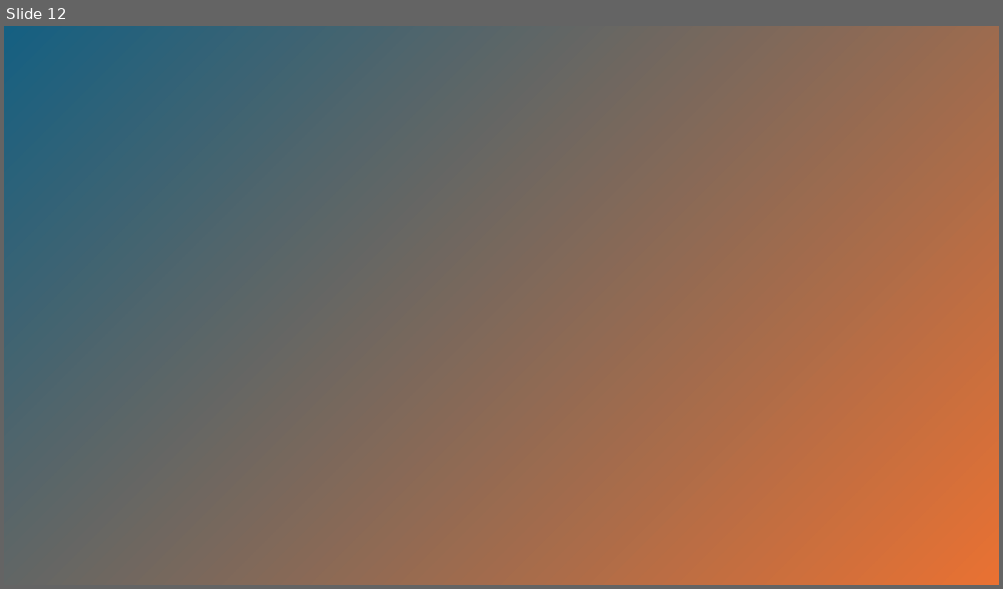
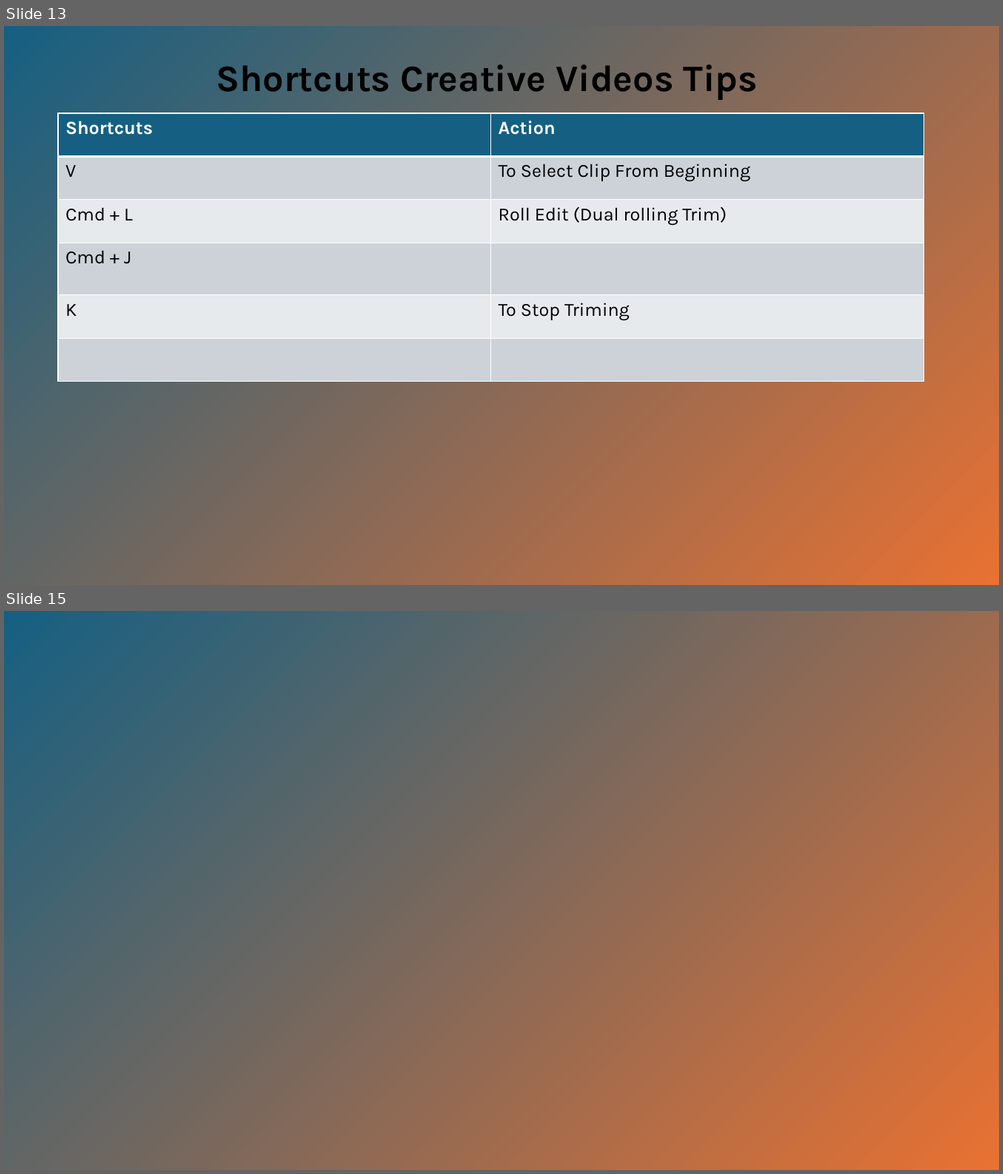
Before and after one commit to praveensinghaws/VideoAndPhotoEditing, a slide deck: DaVinci Resolve Akash.pptx. Shown one above the other, each under a label of ours: slide 12 before the commit, slides 13 and 15 after it; the slides between them are not shown. The pictures are 1003x589 and 1003x1174 pixels, drawn with LibreOffice and Linux fonts; fonts in the diff are those of the drawing. Boxes give left, top, right and bottom in pixels: in the first picture for what was removed or moved away, otherwise in the second. Text is boxed around its words. In the diff, an @@ line names an element or a change of style, - is before the commit and + after.

```diff
--- a/DaVinci Resolve Akash.pptx
+++ b/DaVinci Resolve Akash.pptx
@@ slide 13 added at bbox=[4, 26, 999, 585], background #FFFFFF @@
@@ rectangle added at bbox=[4, 26, 999, 585], fill gradient #156082 to #E97132 @@
@@ text added at bbox=[216, 64, 757, 100], 36 pt, text #000000, bold @@
+Shortcuts Creative Videos Tips
@@ table added at bbox=[58, 113, 923, 382], 6 rows, 2 columns @@
+Shortcuts | Action
+V | To Select Clip From Beginning
+Cmd + L | Roll Edit (Dual rolling Trim)
+Cmd + J | 
+K | To Stop Triming
+ | 
@@ what was slide 12 is now slide 15 @@
```
Also in this commit, not shown: 7 other slides added, 5 slides removed, 13 other files.
